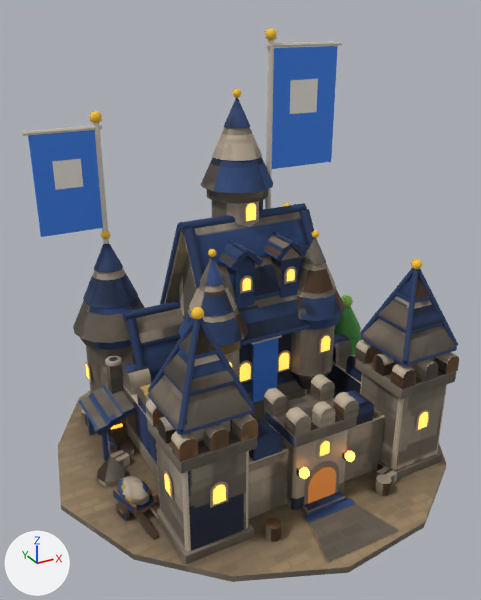
What one commit did to the glTF model game/assets/models/residence_dl4_blue.glb.
The view is the same before and after, from a 50 mm lens placed at (-1.219, -2.127, 1.704), pointed at (-0.071, -0.039, 0.66). The axes (+X, +Y, +Z) are drawn at lower left. The lights are the same throughout. The first picture is the older version. Vertices at exactly the same position are counted once.

In view in the first picture: 'residence_dl4_blue'.
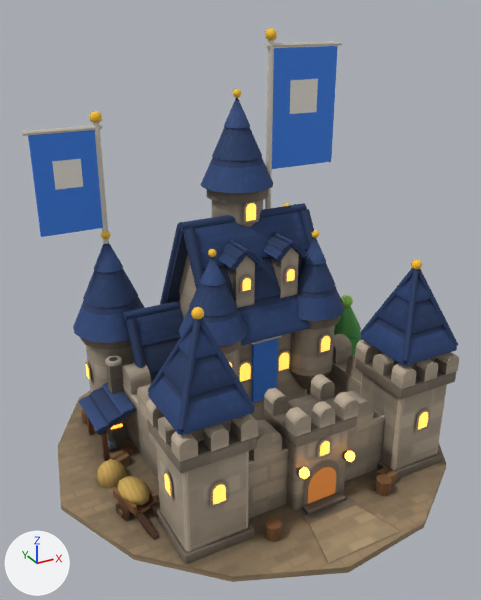
Changed parts and their boxes [x1, y1, x2, y2] in the pictures (481 x 600 px):
part 1 of me_m, built on
    before: [97, 450, 130, 487]
    after: [96, 450, 130, 488]
part 2 of me_m, surface changed
    both: [61, 101, 459, 582]

Diff of the bpy script that builds the scene:
```diff
--- a/game/assets/models/residence_dl4_blue.glb.py
+++ b/game/assets/models/residence_dl4_blue.glb.py
@@ me_m @@
 # used by ob_residence_dl4_blue; location = (0.0, 0.0, 0.0)
-me_m.from_pydata(...)  # 4741 vertices, 6959 faces; spans x -0.86..0.82, y -0.84..0.84, z -0.01..1.63
+me_m.from_pydata(...)  # 4758 vertices, 7003 faces; spans x -0.86..0.82, y -0.84..0.84, z -0.05..1.63
+# me_m part 1
+# 25 vertices are removed from x -0.7..-0.58, y -0.09..0.03, z 0.0..0.12
+# 41 faces are deleted
+# 42 vertices are added at x -0.7..-0.58, y -0.09..0.03, z -0.05..0.1
+# 85 new faces join them, mat_baked (picture img_bake)
+# me_m part 2: 3042 kept faces spanning x -0.86..0.72, y -0.84..0.84, z -0.01..1.4 get new texture (UV) coordinates
 me_m.materials.append(mat_baked)
```
